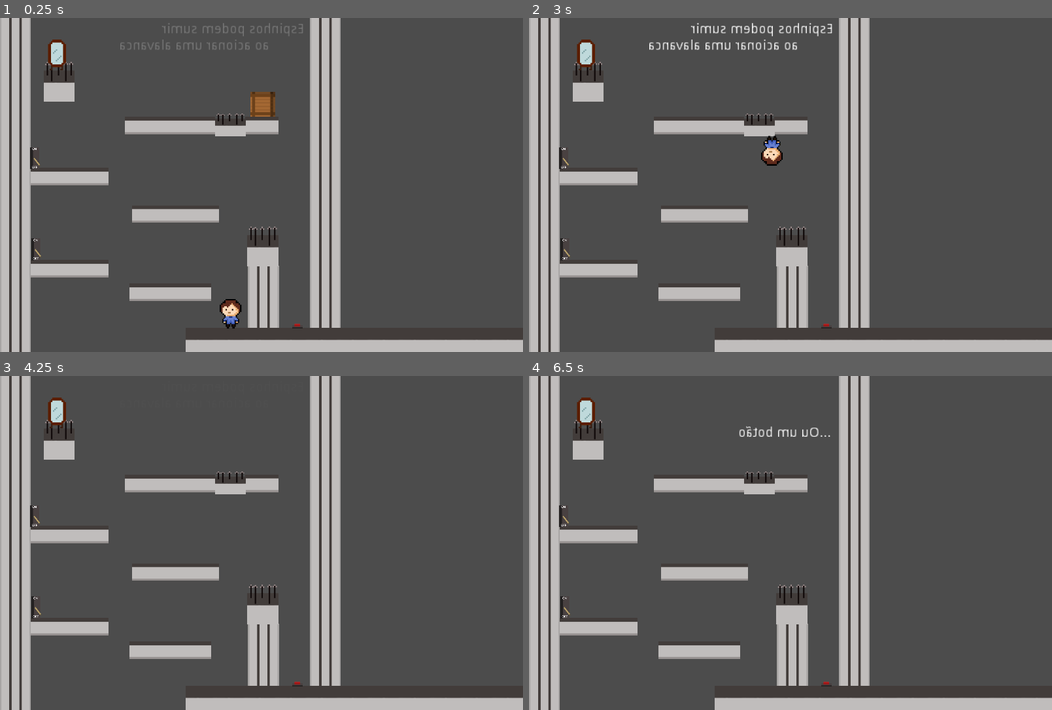
Above: before the commit, frames 1-4 (two rows, left to right).
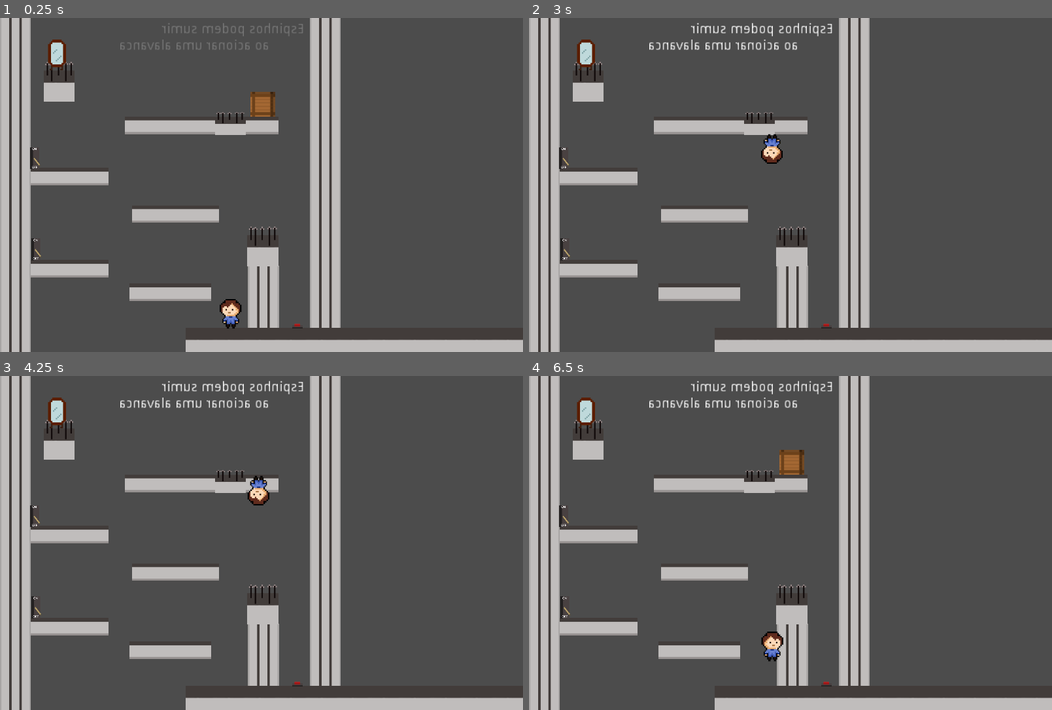
Above: after the commit, the same moments.

Repository: papukweh/Sohlepse
Game: Godot game, scene res://Stages/stage9.tscn
The game is run twice, just before and just after one commit, with the same random seed, the same clock (stepped at 60 frames per second) and the same inputs. This scene is started directly instead of the project's main scene.
Inputs:
- Up to frame 1 (0.25 s): no input
- Up to frame 2 (3 s): tap Enter (ui_accept) at 0.5 s; hold Right (move_right) 0.53-1.28 s; tap F (play) at 0.6, 1.55, 2.3 s; tap Up (jump) at 0.77, 1.52 s; hold Down (move_down) 1.28-2.03 s; tap H (change-h) at 1.35 s; hold Right (move_right) from 2.03 s (still down); tap V (change-v) at 2.1 s; tap E (interact) at 2.85 s
- Up to frame 3 (4.25 s): tap Up (jump) at 3.02, 3.77 s; tap F (play) at 3.05, 3.6 s; release Right (move_right) at 3.53 s; hold Left (move_left) from 3.53 s (still down)
- Up to frame 4 (6.5 s): tap G (record) at 4.35 s; tap Up (jump) at 4.52, 6.02 s; tap F (play) at 4.55, 5.1, 6.05 s; release Left (move_left) at 5.03 s; hold Down (move_down) 5.03-5.78 s; hold Right (move_right) from 5.78 s (still down); tap H (change-h) at 5.85 s

The runs differ from the first frame. In frame 1, 0.1% of the frame differs, in the area x 23-47%, y 28-36%; in frame 2, 0.3%; in frame 3, 1.0%; in frame 4, 1.6%, in the area x 23-58%, y 1-86%.

Commit message:
Fase e plataformas arrumadas

Diff:
--- a/Sohlepse/Objects/Platform.tscn
+++ b/Sohlepse/Objects/Platform.tscn
@@ -30,8 +30,8 @@
 
 [node name="CollisionShape2D" type="CollisionShape2D" parent="." index="1"]
 
-position = Vector2( -0.0542488, -8.56392 )
-scale = Vector2( 1, 0.235769 )
+position = Vector2( -0.0542488, -10.631 )
+scale = Vector2( 1, 0.0642789 )
 shape = SubResource( 1 )
 
 [node name="StaticBody2D" type="StaticBody2D" parent="." index="2"]
--- a/Sohlepse/Stages/stage10.tscn
+++ b/Sohlepse/Stages/stage10.tscn
@@ -109,7 +109,7 @@
 "values": [ Color( 1, 1, 1, 0 ), Color( 1, 1, 1, 1 ) ]
 }
 
-[node name="stage10" index="0" instance=ExtResource( 1 )]
+[node name="stage10" instance=ExtResource( 1 )]
 
 PLAYERS = 2
 MAX_CLONES = 0
@@ -187,49 +187,49 @@
 
 position = Vector2( -526.854, 637.26 )
 _sections_unfolded = [ "Transform" ]
-object = "Wall"
 
 [node name="Button0" parent="Objects/Real" index="1" instance=ExtResource( 4 )]
 
 position = Vector2( -1184.81, 637.26 )
 _sections_unfolded = [ "Transform" ]
-object = "Wall"
 
 [node name="Wall3" parent="Objects/Real" index="2" instance=ExtResource( 5 )]
 
 position = Vector2( -220.223, 355.067 )
 scale = Vector2( 1, 8.89398 )
 _sections_unfolded = [ "Collision", "Transform" ]
+activation = 0
 
 [node name="Wall0" parent="Objects/Real" index="3" instance=ExtResource( 5 )]
 
 position = Vector2( -1088.31, 355.067 )
 scale = Vector2( 1, 8.89398 )
 _sections_unfolded = [ "Collision", "Transform" ]
+activation = 0
 
 [node name="Wall1" parent="Objects/Real" index="4" instance=ExtResource( 5 )]
 
 position = Vector2( -650.335, 355.067 )
 scale = Vector2( 1, 8.89398 )
 _sections_unfolded = [ "Collision", "Transform" ]
+activation = 0
 
 [node name="Wall2" parent="Objects/Real" index="5" instance=ExtResource( 5 )]
 
 position = Vector2( -329.295, 355.067 )
 scale = Vector2( 1, 8.89398 )
 _sections_unfolded = [ "Collision", "Transform" ]
+activation = 0
 
 [node name="Button1" parent="Objects/Real" index="6" instance=ExtResource( 6 )]
 
 position = Vector2( -877.021, 635.775 )
 _sections_unfolded = [ "Transform" ]
-object = "Wall"
 
 [node name="Button3" parent="Objects/Real" index="7" instance=ExtResource( 6 )]
 
 position = Vector2( -969.02, 635.775 )
 _sections_unfolded = [ "Transform" ]
-object = "Wall"
 
 [node name="Box2" parent="Objects" index="1" instance=ExtResource( 7 )]
 
@@ -246,52 +246,52 @@
 position = Vector2( -526.854, -637.26 )
 scale = Vector2( 1, -1 )
 _sections_unfolded = [ "Transform" ]
-object = "Wall"
 
 [node name="Button0" parent="Objects/Mirrored" index="1" instance=ExtResource( 4 )]
 
 position = Vector2( -1184.81, -637.26 )
 scale = Vector2( 1, -1 )
 _sections_unfolded = [ "Transform" ]
-object = "Wall"
 
 [node name="Wall3" parent="Objects/Mirrored" index="2" instance=ExtResource( 5 )]
 
 position = Vector2( -220.223, -355.067 )
 scale = Vector2( 1, -8.89398 )
 _sections_unfolded = [ "Collision", "Transform" ]
+activation = 0
 
 [node name="Wall0" parent="Objects/Mirrored" index="3" instance=ExtResource( 5 )]
 
 position = Vector2( -1088.31, -355.067 )
 scale = Vector2( 1, -8.89398 )
 _sections_unfolded = [ "Collision", "Transform" ]
+activation = 0
 
 [node name="Wall1" parent="Objects/Mirrored" index="4" instance=ExtResource( 5 )]
 
 position = Vector2( -650.335, -355.067 )
 scale = Vector2( 1, -8.89398 )
 _sections_unfolded = [ "Collision", "Transform" ]
+activation = 0
 
 [node name="Wall2" parent="Objects/Mirrored" index="5" instance=ExtResource( 5 )]
 
 position = Vector2( -329.295, -355.067 )
 scale = Vector2( 1, -8.89398 )
 _sections_unfolded = [ "Collision", "Transform" ]
+activation = 0
 
 [node name="Button1" parent="Objects/Mirrored" index="6" instance=ExtResource( 6 )]
 
 position = Vector2( -877.021, -635.775 )
 scale = Vector2( 1, -1 )
 _sections_unfolded = [ "Transform" ]
-object = "Wall"
 
 [node name="Button3" parent="Objects/Mirrored" index="7" instance=ExtResource( 6 )]
 
 position = Vector2( -969.02, -635.775 )
 scale = Vector2( 1, -1 )
 _sections_unfolded = [ "Transform" ]
-object = "Wall"
 
 [node name="Box2" parent="Objects/Mirrored" index="8" instance=ExtResource( 7 )]
 
--- a/Sohlepse/Stages/stage9.tscn
+++ b/Sohlepse/Stages/stage9.tscn
@@ -80,7 +80,7 @@
 custom_solver_bias = 0.0
 extents = Vector2( 10, 10 )
 
-[node name="stage9" index="0" instance=ExtResource( 1 )]
+[node name="stage9" instance=ExtResource( 1 )]
 
 PLAYERS = 2
 MAX_CLONES = 0
@@ -155,8 +155,6 @@
 
 [node name="Objects" type="Node" parent="Reality" index="0"]
 
-editor/display_folded = true
-
 [node name="Box" parent="Reality/Objects" index="0" instance=ExtResource( 4 )]
 
 position = Vector2( -542.231, 177.947 )
@@ -181,7 +179,7 @@
 
 [node name="Platform5" parent="Reality/Objects" index="4" instance=ExtResource( 5 )]
 
-position = Vector2( -351.183, 222.51 )
+position = Vector2( -351.183, 222 )
 scale = Vector2( 2.92051, 1.5 )
 _sections_unfolded = [ "Transform" ]
 
@@ -193,7 +191,7 @@
 
 [node name="Platform1" parent="Reality/Objects" index="6" instance=ExtResource( 5 )]
 
-position = Vector2( -540.365, 222.084 )
+position = Vector2( -540.365, 222 )
 scale = Vector2( 1.06805, 1.5 )
 _sections_unfolded = [ "Transform" ]
 
@@ -214,7 +212,7 @@
 "Lever2",
 ] instance=ExtResource( 6 )]
 
-position = Vector2( -475.609, 221.328 )
+position = Vector2( -475.609, 217.8 )
 scale = Vector2( 1, 0.726842 )
 begin = 1
 
@@ -241,7 +239,7 @@
 
 [node name="Platform1" parent="Mirror/Objects" index="0" instance=ExtResource( 5 )]
 
-position = Vector2( 540.365, 222.084 )
+position = Vector2( 540.365, 222 )
 scale = Vector2( 1.06805, 1.5 )
 _sections_unfolded = [ "Transform" ]
 
@@ -253,7 +251,7 @@
 
 [node name="Platform5" parent="Mirror/Objects" index="2" instance=ExtResource( 5 )]
 
-position = Vector2( 351.183, 222.51 )
+position = Vector2( 351.183, 222 )
 scale = Vector2( 2.92051, 1.5 )
 _sections_unfolded = [ "Transform" ]
 
@@ -292,7 +290,7 @@
 "Lever2",
 ] instance=ExtResource( 6 )]
 
-position = Vector2( 475.609, 221.328 )
+position = Vector2( 475.609, 217.8 )
 scale = Vector2( 1, 0.726842 )
 begin = 1
 
